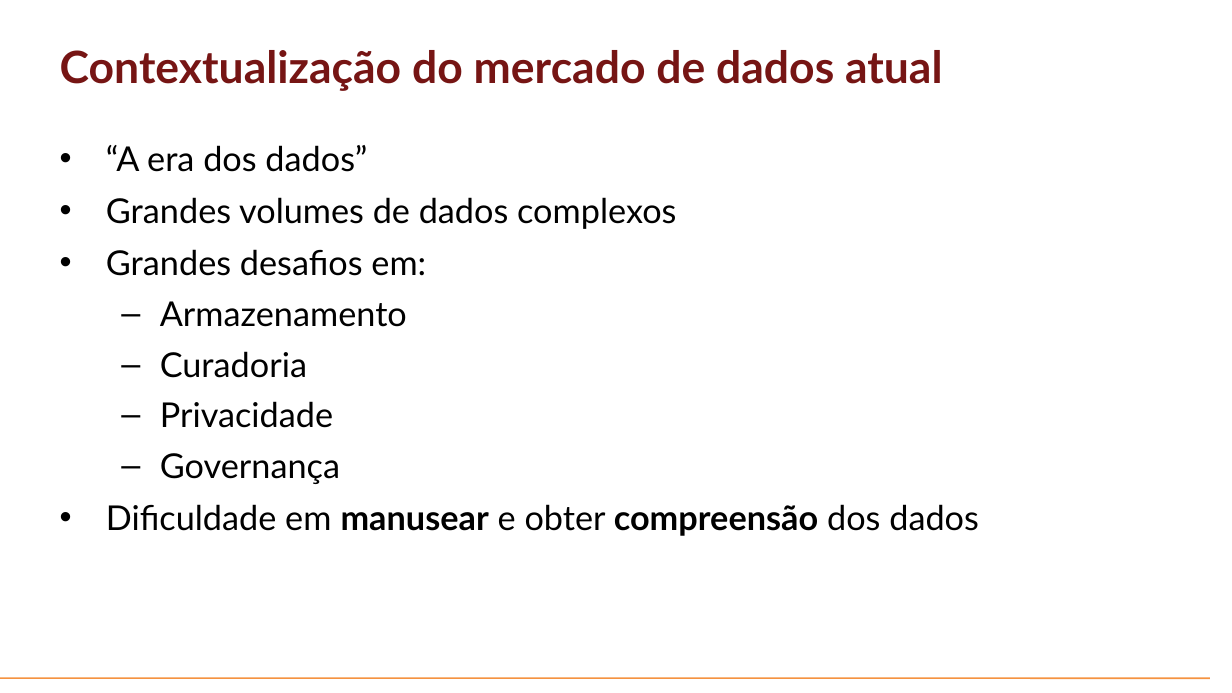
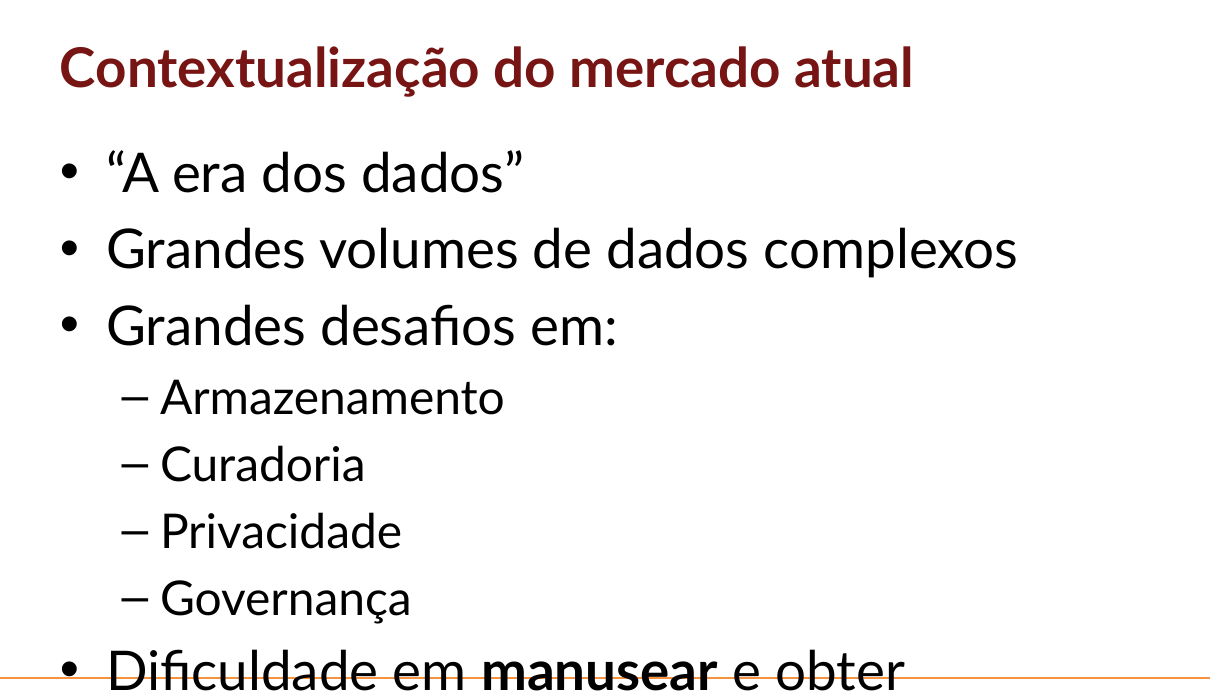
Before and after one commit to mikael04/aulas-profortec-datavis, a slide deck: slide 3 of Aulas/Aula-01-Intro-Vis.pptx. Drawn at 1232x693 pixels with LibreOffice and Linux fonts; fonts in the diff are those of the drawing; background and template pictures are left out. Boxes give left, top, right and bottom in pixels: in the first picture for what was removed or moved away, otherwise in the second. Text is boxed around its words. In the diff, an @@ line names an element or a change of style, - is before the commit and + after.

```diff
--- a/Aulas/Aula-01-Intro-Vis.pptx
+++ b/Aulas/Aula-01-Intro-Vis.pptx
@@ title at <box>60,46,914,97</box>: text changed; size 26 to 32 pt @@
-Contextualização do mercado de dados atual
+Contextualização do mercado atual
@@ text "“A era dos dados”" at <box>106,150,1019,691</box>: size 20 to 32 pt in "“A era dos dados”", "Grandes volumes de dados complexos", "Grandes desafios em:", "Dificuldade em manusear e obter compreensão dos ..."; size 20 to 28 pt in "Armazenamento", "Curadoria", "Privacidade", "Governança" @@
@@ line (0, 678) - (1210, 678): stroke #F59240 1 pt to #F69240 1 pt @@
```
Also in this commit, not shown: 9 other slides changed, 2 slides added, 1 slide removed, 8 other files.
